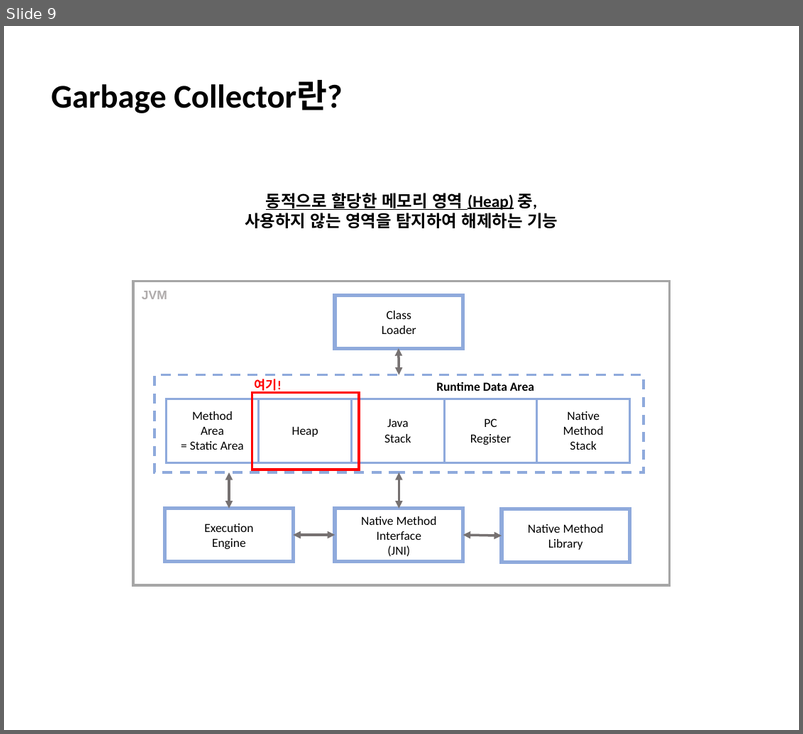
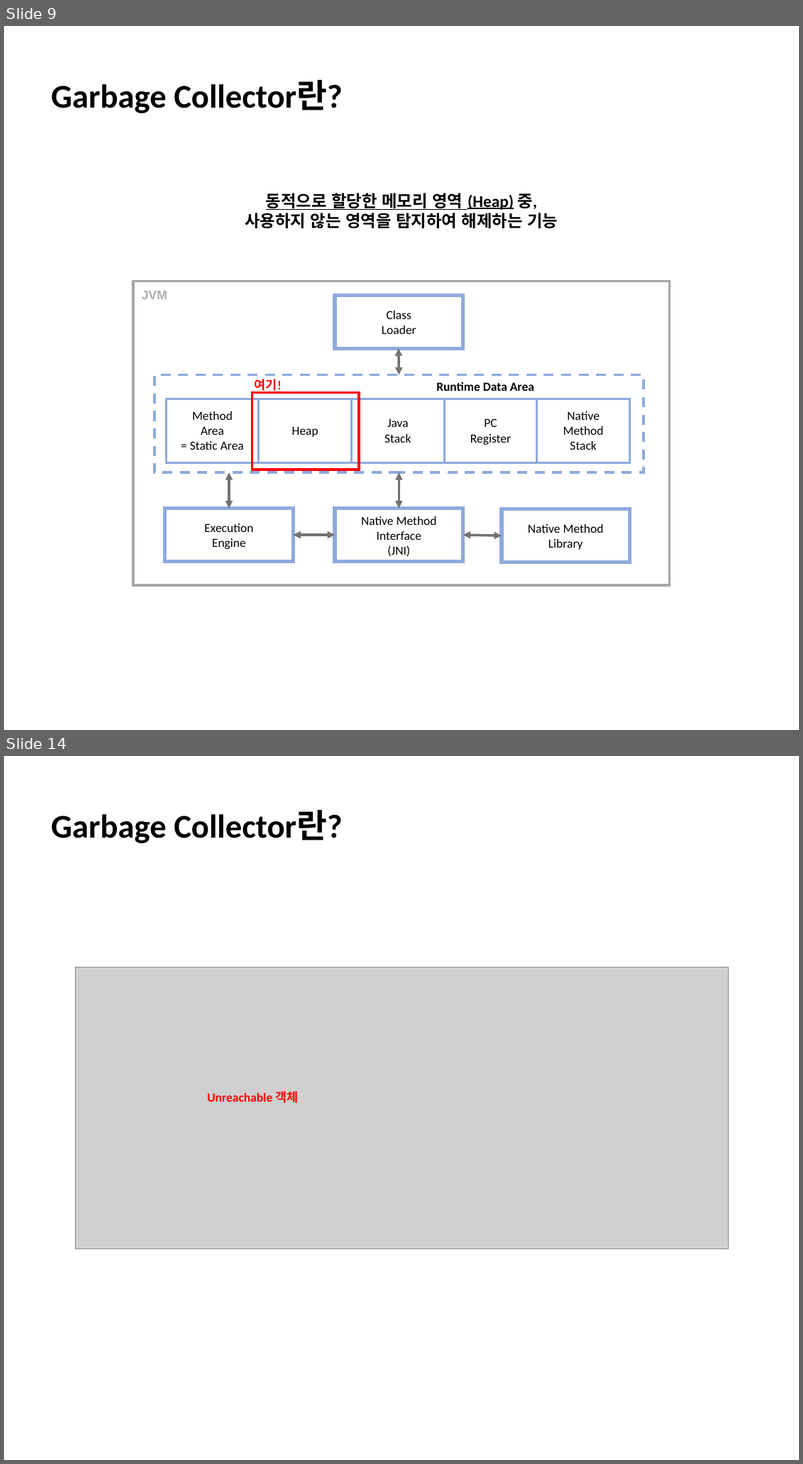
Before and after one commit to ChoSooMin/CS-Study, a slide deck: Java/Day 2_Garbage Collector.pptx. Shown one above the other, each under a label of ours: slide 9 before the commit, slides 9 and 14 after it; the slides between them are not shown. The pictures are 803x734 and 803x1464 pixels, drawn with LibreOffice and Linux fonts; fonts in the diff are those of the drawing; grey boxes stand for pictures. Boxes give left, top, right and bottom in pixels: in the first picture for what was removed or moved away, otherwise in the second. Text is boxed around its words. In the diff, an @@ line names an element or a change of style, - is before the commit and + after.

Commit message:
[Java] Garbage Collector

```diff
--- a/Java/Day 2_Garbage Collector.pptx
+++ b/Java/Day 2_Garbage Collector.pptx
@@ slide 14 added at (4, 756, 799, 1460), background #FFFFFF @@
@@ text added at (51, 810, 342, 843), 40 pt, text #000000, bold @@
+Garbage Collector란?
@@ picture added at (75, 968, 728, 1249) @@
@@ text added at (207, 1091, 298, 1103), 15 pt, text #FF0000, bold @@
+Unreachable 객체
```
Also in this commit, not shown: 7 slides changed, 30 other slides added, 20 slides removed.
